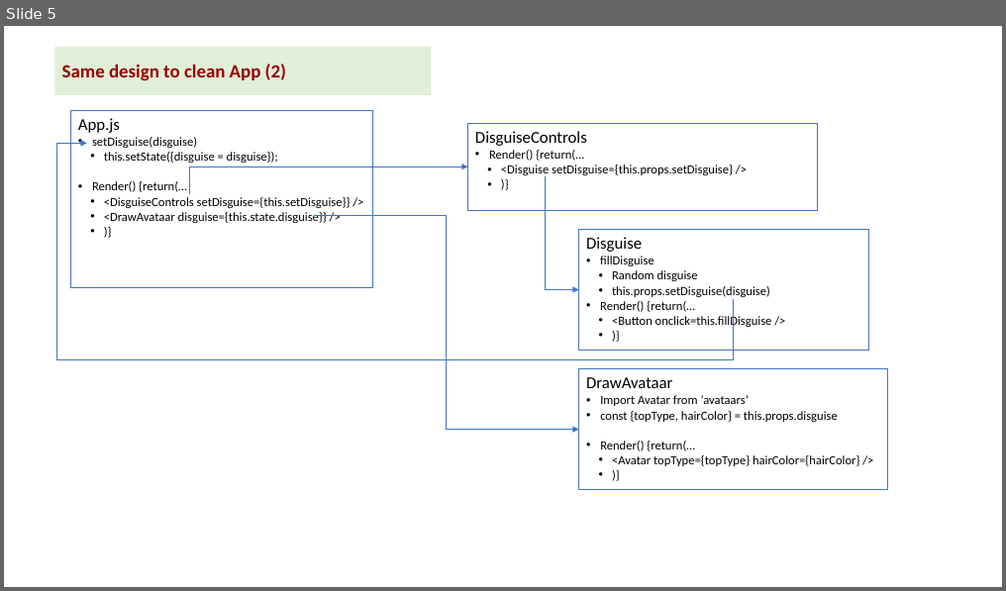
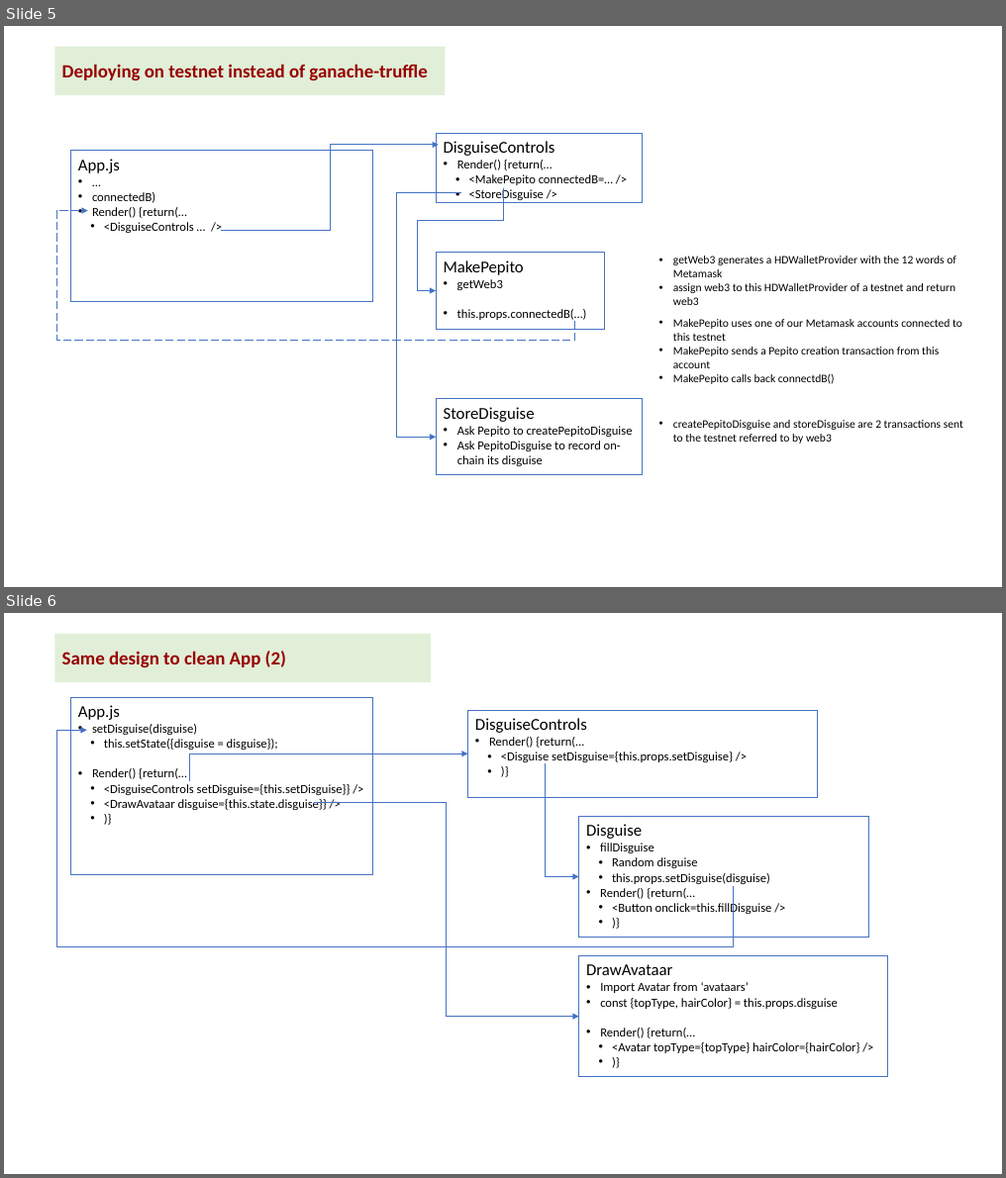
Before and after one commit to kvutien/Project-Machu-Picchu-2020, a slide deck: Pepito/Final Project Design.pptx. Shown one above the other, each under a label of ours: slide 5 before the commit, slides 5 and 6 after it. The pictures are 1006x591 and 1006x1178 pixels, drawn with LibreOffice and Linux fonts; fonts in the diff are those of the drawing. Boxes give left, top, right and bottom in pixels: in the first picture for what was removed or moved away, otherwise in the second. Text is boxed around its words. In the diff, an @@ line names an element or a change of style, - is before the commit and + after.

```diff
--- a/Pepito/Final Project Design.pptx
+++ b/Pepito/Final Project Design.pptx
@@ slide 5 added at (x1=4, y1=26, x2=1002, y2=587), background #FFFFFF @@
@@ rectangle added at (x1=54, y1=46, x2=445, y2=95), fill #E1EFD8, 18 pt, text #980000, bold @@
+Deploying on testnet instead of ganache-truffle
@@ rectangle added at (x1=436, y1=133, x2=642, y2=202), outline #4472C4 0.75 pt, 12 pt, text #000000 @@
+DisguiseControls
+• Render() {return(…
+  • <MakePepito connectedB=… />
+  • <StoreDisguise />
@@ rectangle added at (x1=70, y1=151, x2=373, y2=301), outline #4472C4 0.75 pt, 12 pt, text #000000 @@
+App.js
+• …
+• connectedB)
+• Render() {return(…
+  • <DisguiseControls … />
@@ elbow arrow added from (221, 230) to (439, 145), #4472C4 1 pt @@
@@ elbow arrow added from (461, 193) to (436, 437), #4472C4 1 pt @@
@@ elbow arrow added from (504, 188) to (436, 291), #4472C4 1 pt @@
@@ elbow arrow added from (575, 322) to (88, 211), #4472C4 1 pt dashed @@
@@ rectangle added at (x1=436, y1=253, x2=604, y2=329), outline #4472C4 0.75 pt, 12 pt, text #000000 @@
+MakePepito
+• getWeb3
+• this.props.connectedB(…)
@@ text added at (x1=673, y1=256, x2=956, y2=305), 11 pt, text #000000 @@
+• getWeb3 generates a HDWalletProvider with the 12 words of Metamask
+• assign web3 to this HDWalletProvider of a testnet and return web3
@@ text added at (x1=673, y1=319, x2=962, y2=384), 11 pt, text #000000 @@
+• MakePepito uses one of our Metamask accounts connected to this testnet
+• MakePepito sends a Pepito creation transaction from this account
+• MakePepito calls back connectdB()
@@ rectangle added at (x1=436, y1=399, x2=642, y2=475), outline #4472C4 0.75 pt, 12 pt, text #000000 @@
+StoreDisguise
+• Ask Pepito to createPepitoDisguise
+• Ask PepitoDisguise to record on-chain its disguise
@@ text added at (x1=673, y1=420, x2=963, y2=444), 11 pt, text #000000 @@
+• createPepitoDisguise and storeDisguise are 2 transactions sent to the testnet referred to by web3
@@ what was slide 5 is now slide 6 @@
```
Also in this commit, not shown: 1 slide changed, 1 other slide added, 2 other files.
